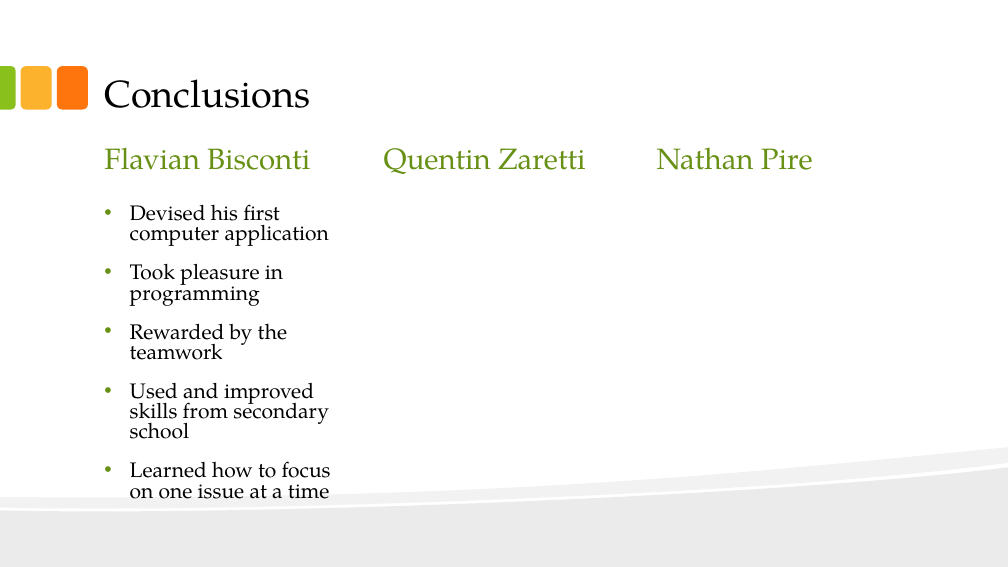
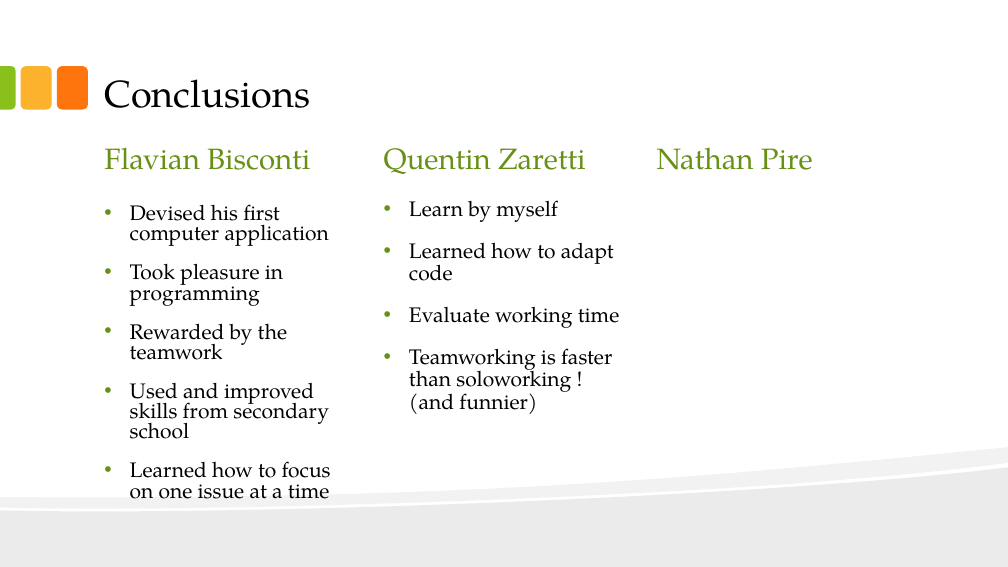
Before and after one commit to thelittlewozniak/iKitchen, a slide deck: slide 21 of Fichiers analyse/IKitchen.pptx. Drawn at 1008x567 pixels with LibreOffice and Linux fonts; fonts in the diff are those of the drawing. Boxes give left, top, right and bottom in pixels: in the first picture for what was removed or moved away, otherwise in the second. Text is boxed around its words. In the diff, an @@ line names an element or a change of style, - is before the commit and + after.

Commit message:
conclusion Tisax

```diff
--- a/Fichiers analyse/IKitchen.pptx
+++ b/Fichiers analyse/IKitchen.pptx
@@ text added at box(409, 200, 620, 414), 20 pt, text #000000 @@
+• Learn by myself
+• Learned how to adapt code
+• Evaluate working time
+• Teamworking is faster than soloworking ! (and funnier)
```
Also in this commit, not shown: 1 other file.
